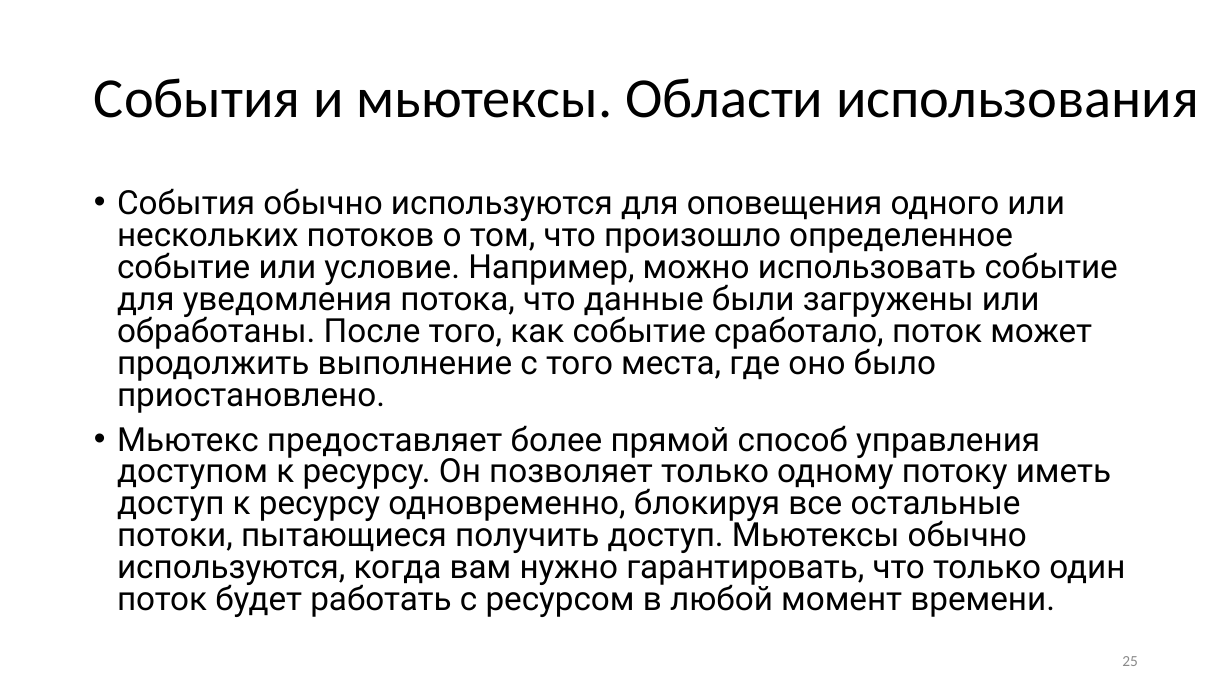
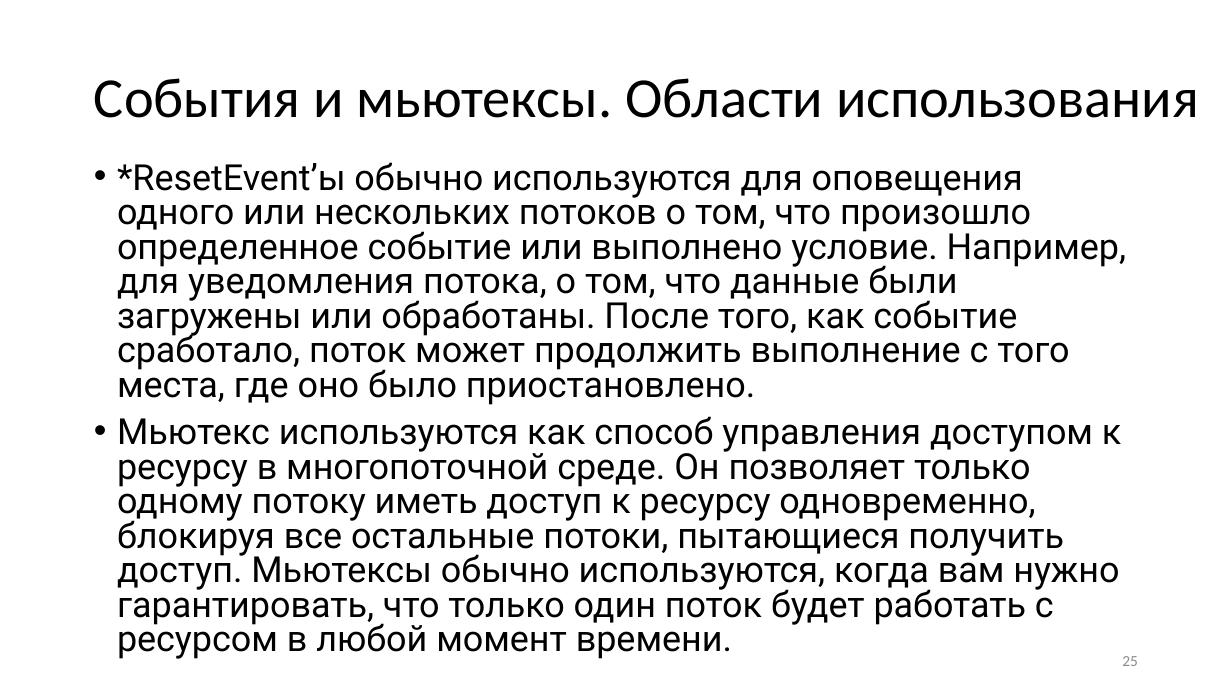
Before and after one commit to blockin90/Programming_PIB, a slide deck: slide 25 of Лекции/3 семестр/Часть 3/Программирование лекция 3.3.pptx. Drawn at 1232x693 pixels with LibreOffice and Linux fonts; fonts in the diff are those of the drawing. Boxes give left, top, right and bottom in pixels: in the first picture for what was removed or moved away, otherwise in the second. Text is boxed around its words. In the diff, an @@ line names an element or a change of style, - is before the commit and + after.

```diff
--- a/Лекции/3 семестр/Часть 3/Программирование лекция 3.3.pptx
+++ b/Лекции/3 семестр/Часть 3/Программирование лекция 3.3.pptx
@@ text at box(117, 162, 1127, 626): text changed; size 25.9 to 28 pt @@
-• События обычно используются для оповещения одного или нескольких потоков о том, что произошло определенное событие или условие. Например, можно использовать событие для уведомления потока, что данные были загружены или обработаны. После того, как событие сработало, поток может продолжить выполнение с того места, где оно было приостановлено.
-• Мьютекс предоставляет более прямой способ управления доступом к ресурсу. Он позволяет только одному потоку иметь доступ к ресурсу одновременно, блокируя все остальные потоки, пытающиеся получить доступ. Мьютексы обычно используются, когда вам нужно гарантировать, что только один поток будет работать с ресурсом в любой момент времени.
+• *ResetEvent’ы обычно используются для оповещения одного или нескольких потоков о том, что произошло определенное событие или выполнено условие. Например, для уведомления потока, о том, что данные были загружены или обработаны. После того, как событие сработало, поток может продолжить выполнение с того места, где оно было приостановлено.
+• Мьютекс используются как способ управления доступом к ресурсу в многопоточной среде. Он позволяет только одному потоку иметь доступ к ресурсу одновременно, блокируя все остальные потоки, пытающиеся получить доступ. Мьютексы обычно используются, когда вам нужно гарантировать, что только один поток будет работать с ресурсом в любой момент времени.
```
Also in this commit, not shown: 4 other slides changed, 8 slides added, 1 slide removed.
